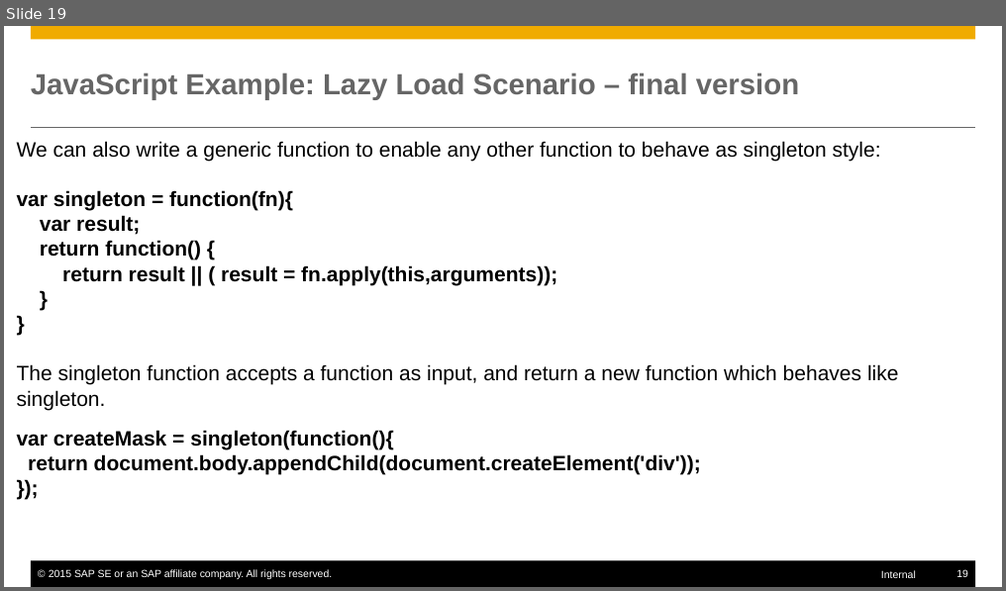
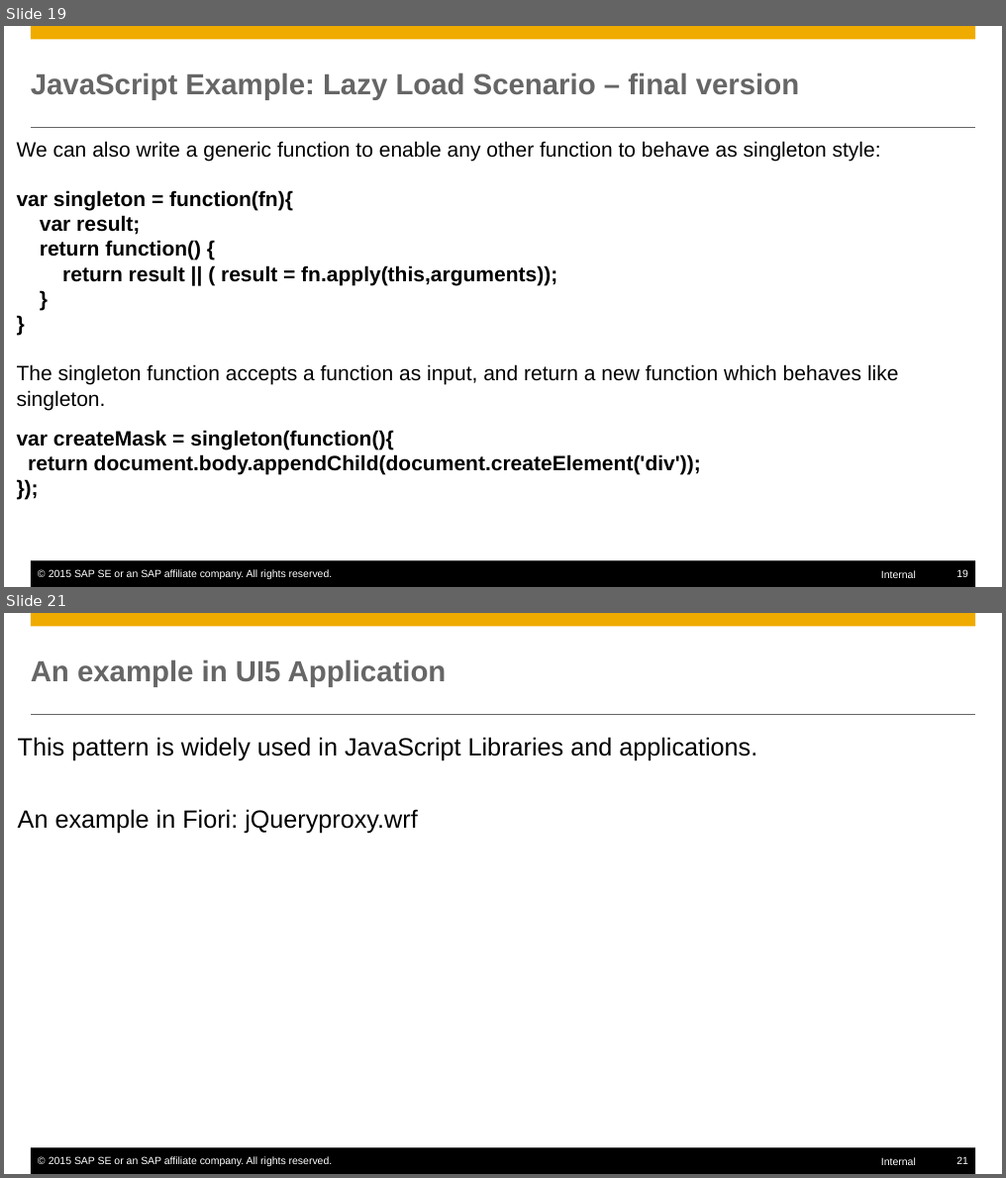
Before and after one commit to mxpang/jerryslide, a slide deck: training/ProgrammingLanguage/001_closure.pptx. Shown one above the other, each under a label of ours: slide 19 before the commit, slides 19 and 21 after it; the slides between them are not shown. The pictures are 1006x591 and 1006x1178 pixels, drawn with LibreOffice and Linux fonts; fonts in the diff are those of the drawing. Boxes give left, top, right and bottom in pixels: in the first picture for what was removed or moved away, otherwise in the second. Text is boxed around its words. In the diff, an @@ line names an element or a change of style, - is before the commit and + after.

```diff
--- a/training/ProgrammingLanguage/001_closure.pptx
+++ b/training/ProgrammingLanguage/001_closure.pptx
@@ slide 21 added at [4, 613, 1002, 1174], background #FFFFFF; not listed: 6 template elements that a slide beside it also shows @@
@@ title added at [31, 660, 447, 687], 28 pt, text #666666, bold @@
+An example in UI5 Application
@@ text added at [18, 737, 757, 834], 24 pt, text #000000 @@
+This pattern is widely used in JavaScript Libraries and applications.
+An example in Fiori: jQueryproxy.wrf
```
Also in this commit, not shown: 3 slides changed, 7 other slides added, 4 other files.
